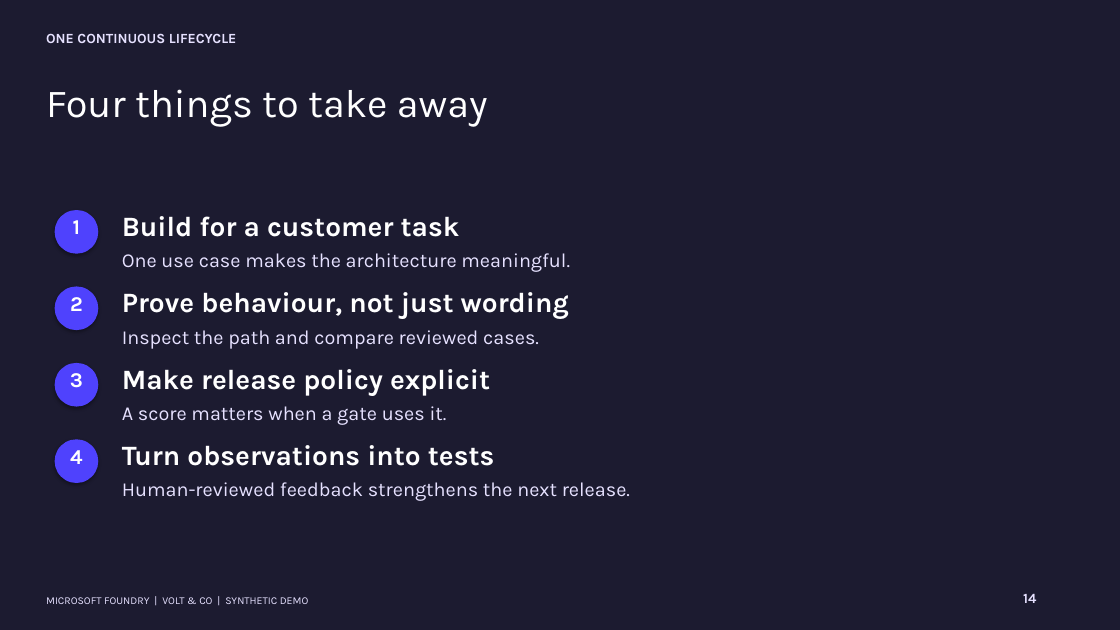
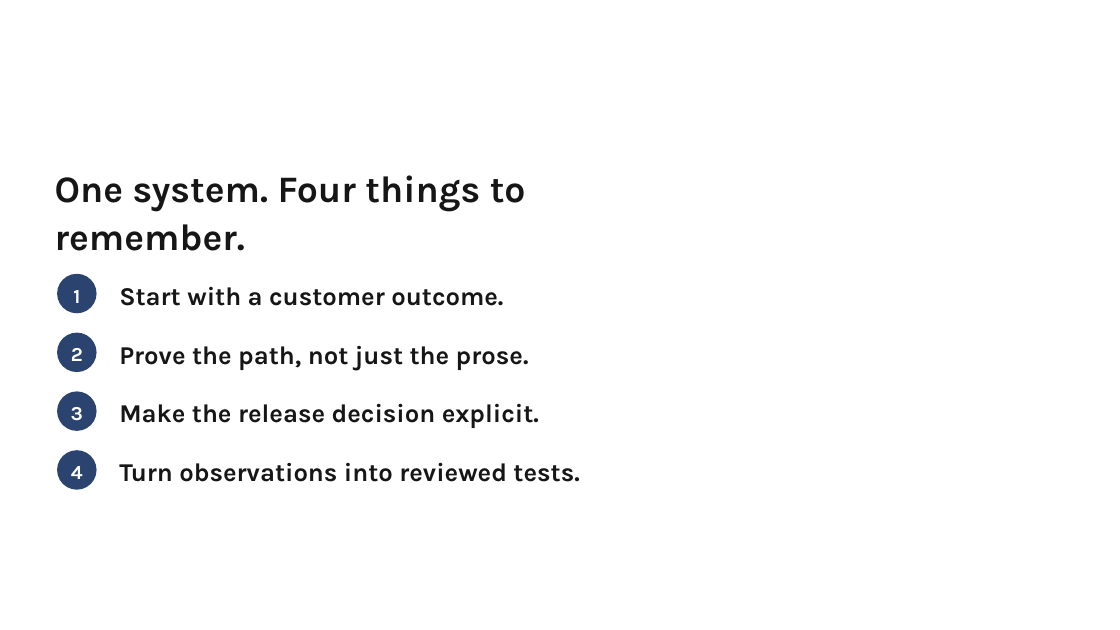
Before and after one commit to SridharArrabelly/foundry-showcase, a slide deck: slide 14 of presentation/Foundry - From prototype to operated service.pptx. Drawn at 1120x630 pixels with LibreOffice and Linux fonts; fonts in the diff are those of the drawing; background and template pictures are left out. Boxes give left, top, right and bottom in pixels: in the first picture for what was removed or moved away, otherwise in the second. Text is boxed around its words. In the diff, an @@ line names an element or a change of style, - is before the commit and + after.

```diff
--- a/presentation/Foundry - From prototype to operated service.pptx
+++ b/presentation/Foundry - From prototype to operated service.pptx
@@ background #1C1B30 to picture (left out) @@
@@ text removed at (x1=46, y1=33, x2=237, y2=43) @@
-ONE CONTINUOUS LIFECYCLE
@@ text at (x1=55, y1=175, x2=526, y2=251): text changed; size 34 to 32 pt; text colour #FFFFFF to #161616; bold on @@
-Four things to take away
+One system. Four things to remember.
@@ text removed at (x1=122, y1=216, x2=460, y2=237) @@
-Build for a customer task
@@ size 18 to 17 pt; line spacing 1 to 1.08; less space between paragraphs in 4 elements at (x1=71, y1=466, x2=83, y2=479), (x1=71, y1=407, x2=83, y2=421), (x1=71, y1=348, x2=83, y2=361), (x1=73, y1=290, x2=80, y2=303) @@
@@ text "1" moved from (x1=73, y1=220, x2=80, y2=234) to (x1=73, y1=290, x2=80, y2=303) @@
@@ fill #4F42FD to #2A446F; shadow off in 4 elements at (x1=57, y1=392, x2=97, y2=431), (x1=57, y1=450, x2=97, y2=490), (x1=57, y1=333, x2=97, y2=372), (x1=57, y1=274, x2=97, y2=313) @@
@@ ellipse resized from (x1=55, y1=210, x2=98, y2=254) to (x1=57, y1=274, x2=97, y2=313) @@
@@ text added at (x1=119, y1=287, x2=503, y2=306), 22 pt, text #161616, bold @@
+Start with a customer outcome.
@@ text removed at (x1=122, y1=292, x2=569, y2=319) @@
-Prove behaviour, not just wording
@@ text "2" moved from (x1=70, y1=297, x2=83, y2=311) to (x1=71, y1=348, x2=83, y2=361) @@
@@ ellipse resized from (x1=55, y1=363, x2=98, y2=407) to (x1=57, y1=333, x2=97, y2=372) @@
@@ text at (x1=119, y1=346, x2=529, y2=370): text changed; size 17 to 22 pt; text colour #E6E1FF to #161616; bold on @@
-One use case makes the architecture meaningful.
+Prove the path, not just the prose.
@@ text removed at (x1=122, y1=330, x2=539, y2=349) @@
-Inspect the path and compare reviewed cases.
@@ text "3" moved from (x1=70, y1=373, x2=83, y2=388) to (x1=71, y1=407, x2=83, y2=421) @@
@@ ellipse resized from (x1=55, y1=287, x2=98, y2=330) to (x1=57, y1=392, x2=97, y2=431) @@
@@ text at (x1=119, y1=403, x2=539, y2=428): text changed; size 24 to 22 pt; text colour #FFFFFF to #161616 @@
-Make release policy explicit
+Make the release decision explicit.
@@ text removed at (x1=122, y1=406, x2=447, y2=425) @@
-A score matters when a gate uses it.
@@ text "4" moved from (x1=70, y1=450, x2=82, y2=464) to (x1=71, y1=466, x2=83, y2=479) @@
@@ ellipse resized from (x1=55, y1=439, x2=98, y2=483) to (x1=57, y1=450, x2=97, y2=490) @@
@@ text at (x1=119, y1=462, x2=579, y2=482): text changed; size 24 to 22 pt; text colour #FFFFFF to #161616 @@
-Turn observations into tests
+Turn observations into reviewed tests.
@@ text removed at (x1=122, y1=482, x2=630, y2=501) @@
-Human-reviewed feedback strengthens the next release.
@@ text removed at (x1=46, y1=597, x2=309, y2=604) @@
-MICROSOFT FOUNDRY | VOLT & CO | SYNTHETIC DEMO
@@ text removed at (x1=1023, y1=594, x2=1036, y2=603) @@
-14
```
Also in this commit, not shown: 5 other slides changed, 14 slides added, 14 slides removed, 40 other files.
